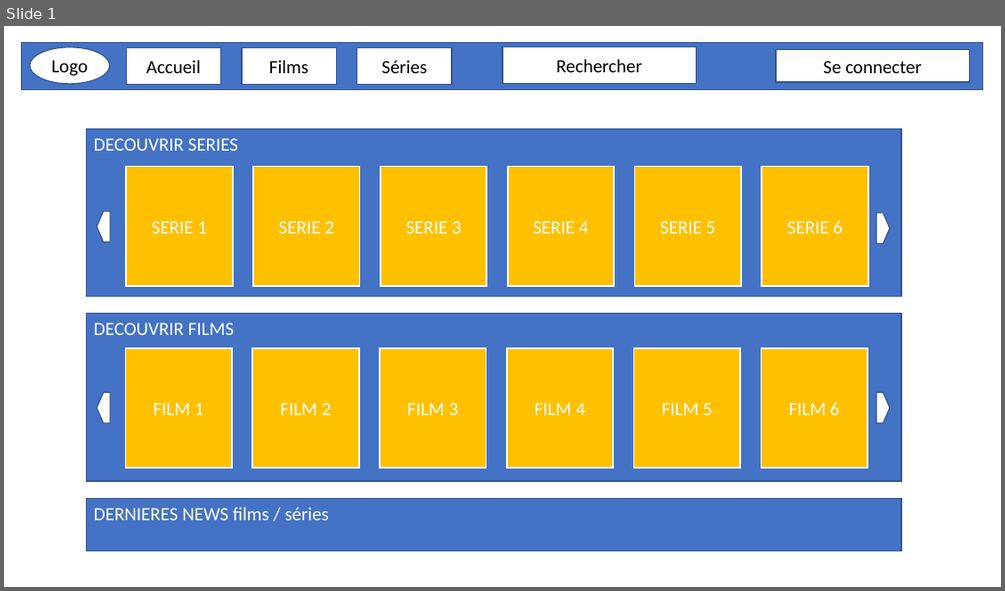
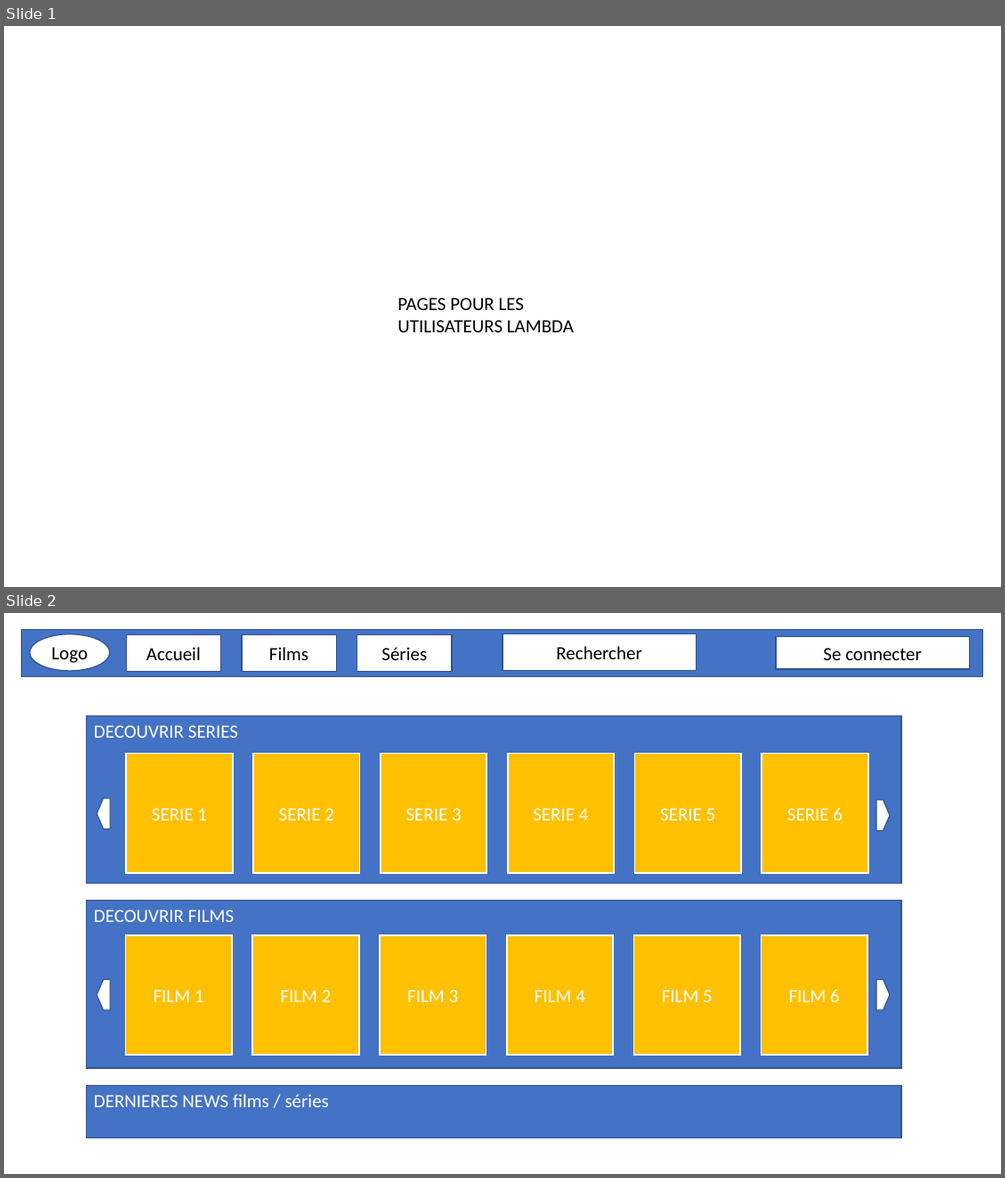
Before and after one commit to MartinBriday/PFF_WatchNow, a slide deck: docs/Projet_Preview.pptx. Shown one above the other, each under a label of ours: slide 1 before the commit, slides 1 and 2 after it. The pictures are 1005x591 and 1005x1178 pixels, drawn with LibreOffice and Linux fonts; fonts in the diff are those of the drawing. Boxes give left, top, right and bottom in pixels: in the first picture for what was removed or moved away, otherwise in the second. Text is boxed around its words. In the diff, an @@ line names an element or a change of style, - is before the commit and + after.

```diff
--- a/docs/Projet_Preview.pptx
+++ b/docs/Projet_Preview.pptx
@@ slide 1 added at bbox=[4, 26, 1001, 587], background #FFFFFF @@
@@ text added at bbox=[397, 297, 574, 332], 18 pt, text #000000 @@
+PAGES POUR LES UTILISATEURS LAMBDA
@@ what was slide 1 is now slide 2 @@
```
Also in this commit, not shown: 2 slides changed, 3 other slides added, 1 slide removed.
